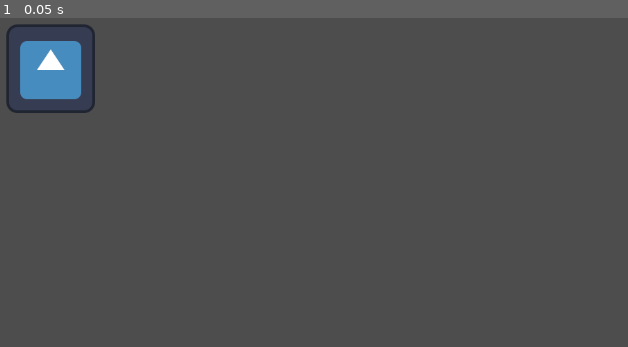
Above: before the commit, frame 1.
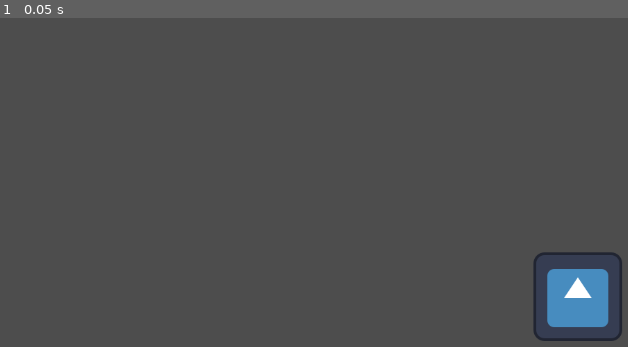
Above: after the commit, the same moment.

Repository: CrazyKamel/ggjMakeMeLaugh
Game: Godot game, scene res://main.tscn
Two runs of this game, one before a commit and one after it. Both use one fixed random seed, a clock stepped at 60 frames per second and the inputs below. The engine's default icon, where the game draws it, is replaced by a stand-in: a white triangle on a blue panel in a dark square.
Inputs:
- Up to frame 1 (0.05 s): no input

The runs differ from the first frame. In frame 1, 4.4% of the frame differs, in the area x 0-100%, y 1-99%.

Commit message:
move logo

Diff:
--- a/main.tscn
+++ b/main.tscn
@@ -5,5 +5,5 @@
 [node name="Node2D" type="Node2D"]
 
 [node name="IconTest" type="Sprite2D" parent="."]
-position = Vector2(213, 105)
+position = Vector2(973, 434)
 texture = ExtResource("1_xhw8e")
